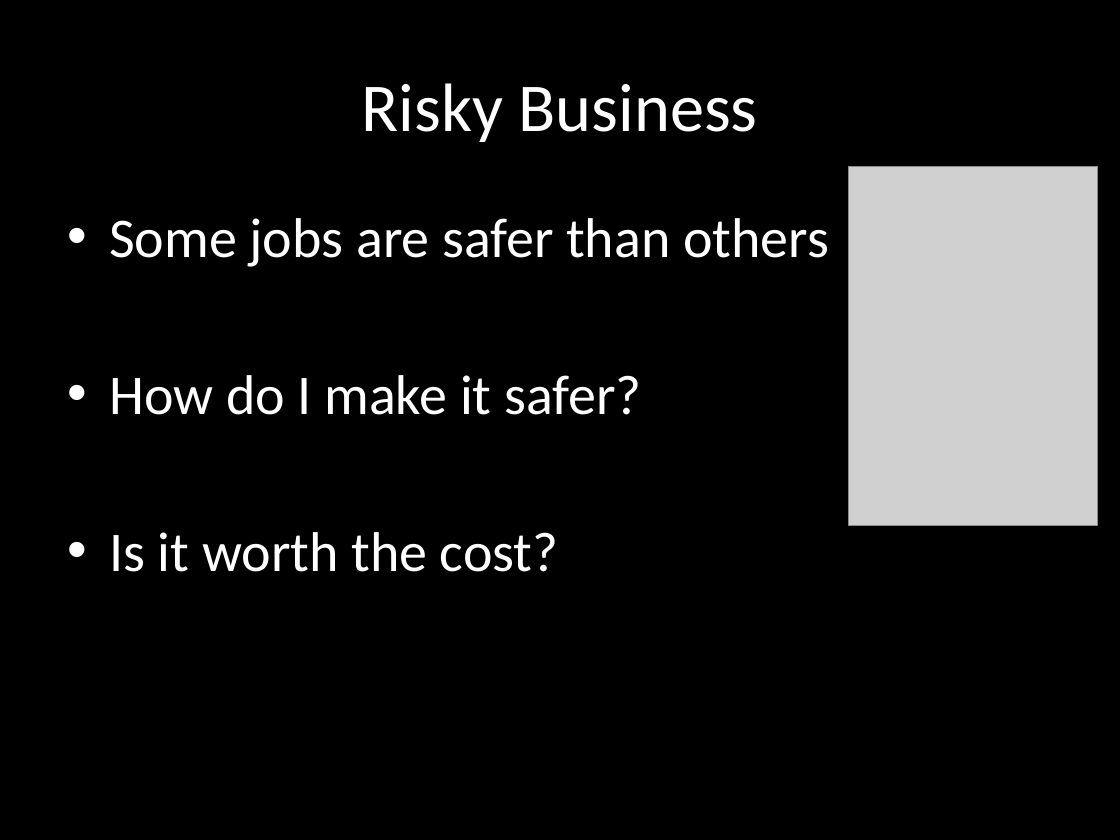
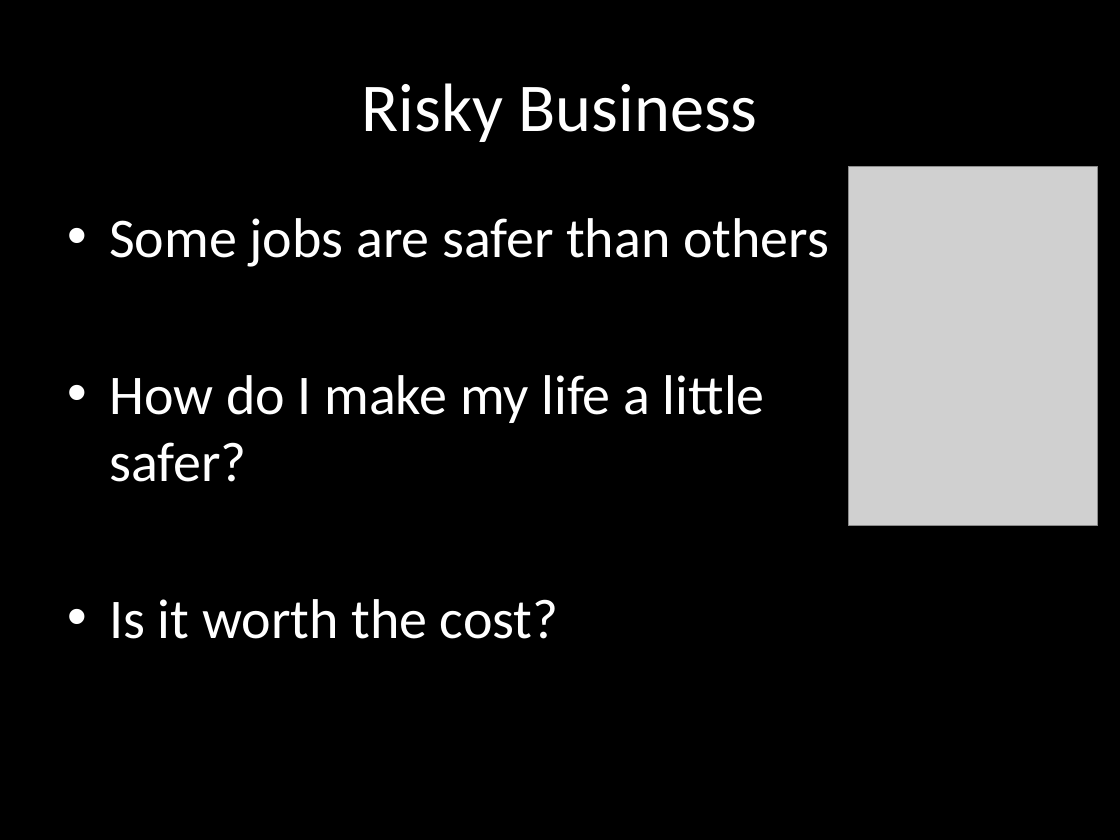
Before and after one commit to tonybaines/retrofitting-tests, a slide deck: slide 3 of presentation/Retrofitting Tests.pptx. Drawn at 1120x840 pixels with LibreOffice and Linux fonts; fonts in the diff are those of the drawing; grey boxes stand for pictures; background and template pictures are left out. Boxes give left, top, right and bottom in pixels: in the first picture for what was removed or moved away, otherwise in the second. Text is boxed around its words. In the diff, an @@ line names an element or a change of style, - is before the commit and + after.

```diff
--- a/presentation/Retrofitting Tests.pptx
+++ b/presentation/Retrofitting Tests.pptx
@@ text at (x1=109, y1=375, x2=765, y2=482): text changed @@
-• How do I make it safer?
+• How do I make my life a little safer?
```
Also in this commit, not shown: 1 other slide changed, 5 slides added.
